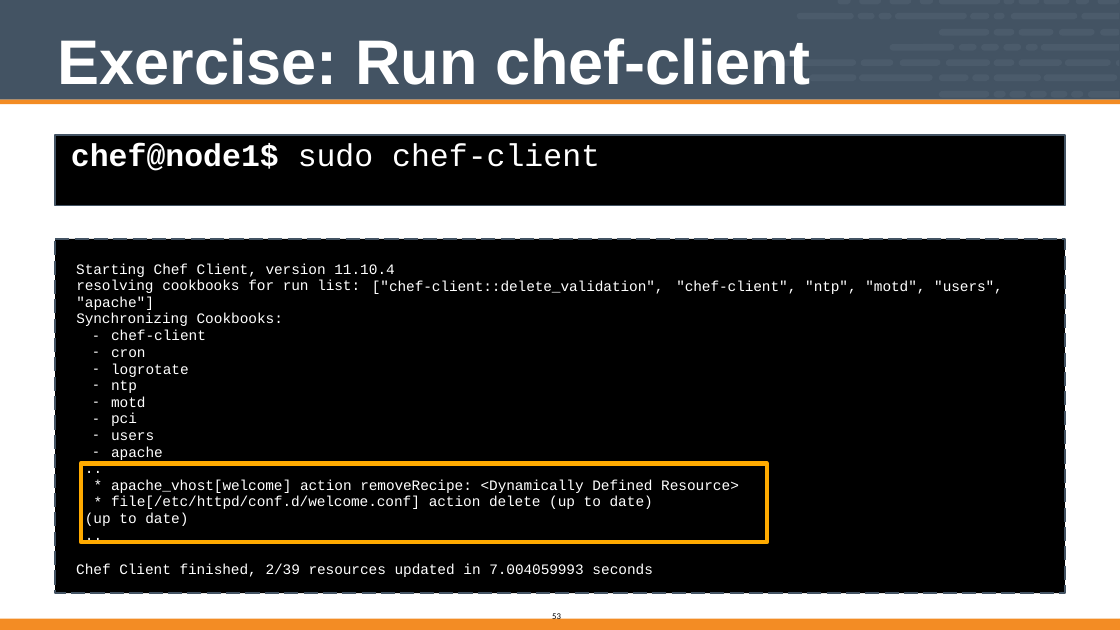
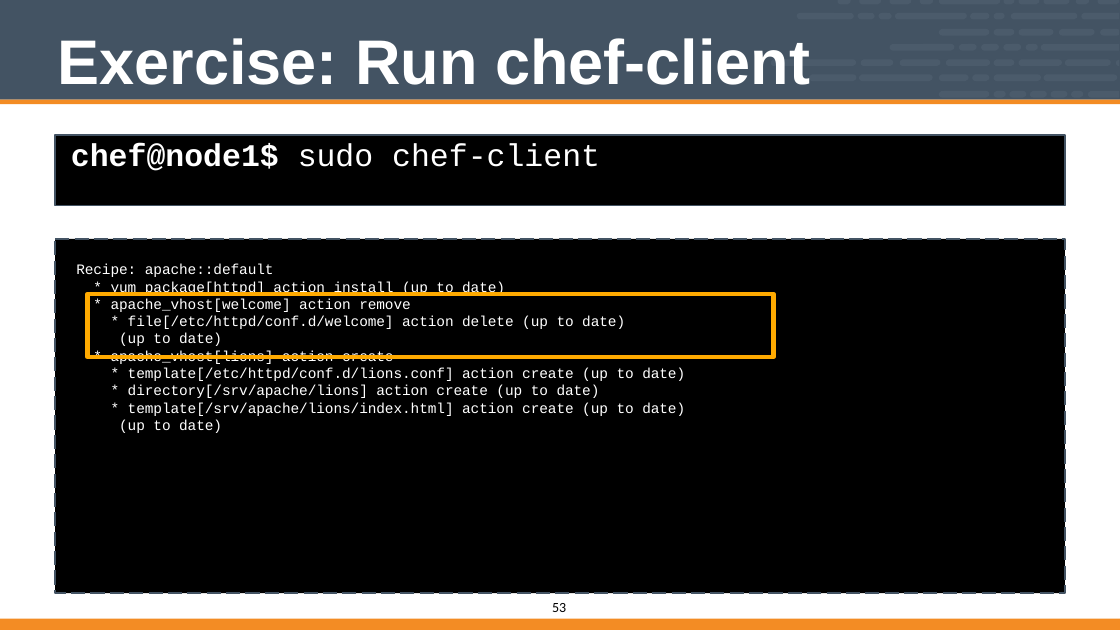
Before and after one commit to vinyar/chef-intermediate, a slide deck: slide 53 of Modules/04-Chef_Intermediate.pptx. Drawn at 1120x630 pixels with LibreOffice and Linux fonts; fonts in the diff are those of the drawing. Boxes give left, top, right and bottom in pixels: in the first picture for what was removed or moved away, otherwise in the second. Text is boxed around its words. In the diff, an @@ line names an element or a change of style, - is before the commit and + after.

Commit message:
This still needs adding slides to describe the resource collection (see issue #65).

```diff
--- a/Modules/04-Chef_Intermediate.pptx
+++ b/Modules/04-Chef_Intermediate.pptx
@@ text removed at bbox=[76, 264, 394, 277] @@
-Starting Chef Client, version 11.10.4
@@ text added at bbox=[76, 264, 685, 433], 16.5 pt, text #FFFFFF @@
+Recipe: apache::default
+* yum_package[httpd] action install (up to date)
+* apache_vhost[welcome] action remove
+* file[/etc/httpd/conf.d/welcome] action delete (up to date)
+(up to date)
+* apache_vhost[lions] action create
+* template[/etc/httpd/conf.d/lions.conf] action create (up to date)
+* directory[/srv/apache/lions] action create (up to date)
+* template[/srv/apache/lions/index.html] action create (up to date)
+(up to date)
@@ text removed at bbox=[76, 280, 360, 326] @@
-resolving cookbooks for run list: "apache"]
-Synchronizing Cookbooks:
@@ freeform shape: place and size @@
-freeform shape at bbox=[81, 463, 767, 542]
+freeform shape at bbox=[88, 294, 774, 357]
@@ text removed at bbox=[372, 280, 664, 294] @@
-["chef-client::delete_validation",
@@ text removed at bbox=[676, 280, 1003, 294] @@
-"chef-client", "ntp", "motd", "users",
@@ text removed at bbox=[111, 330, 206, 460] @@
-– chef-client
-– cron
-– logrotate
-– ntp
-– motd
-– pci
-– users
-– apache
-...
-*
-*
@@ text removed at bbox=[111, 479, 739, 509] @@
-apache_vhost[welcome] action removeRecipe: <Dynamically Defined Resource> file[/etc/httpd/conf.d/welcome.conf] action delete (up to date)
@@ text removed at bbox=[76, 513, 652, 577] @@
-(up to date)
-...
-Chef Client finished, 2/39 resources updated in 7.004059993 seconds
@@ page number: place and size @@
-page number at bbox=[552, 612, 561, 622]
+page number at bbox=[552, 603, 566, 612]
@@ page number at bbox=[552, 603, 566, 612]: size 10 to 16 pt @@
```
Also in this commit, not shown: 55 other slides changed.
